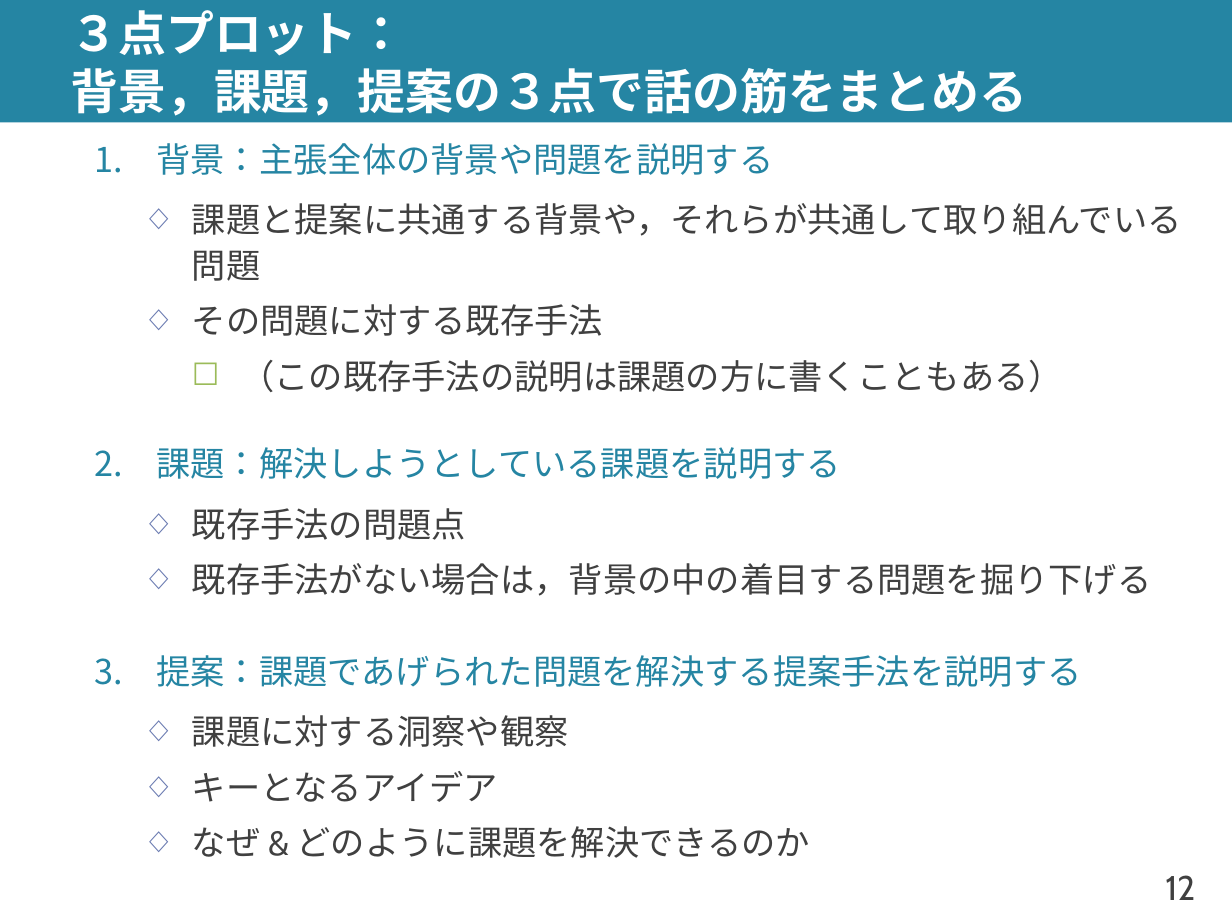
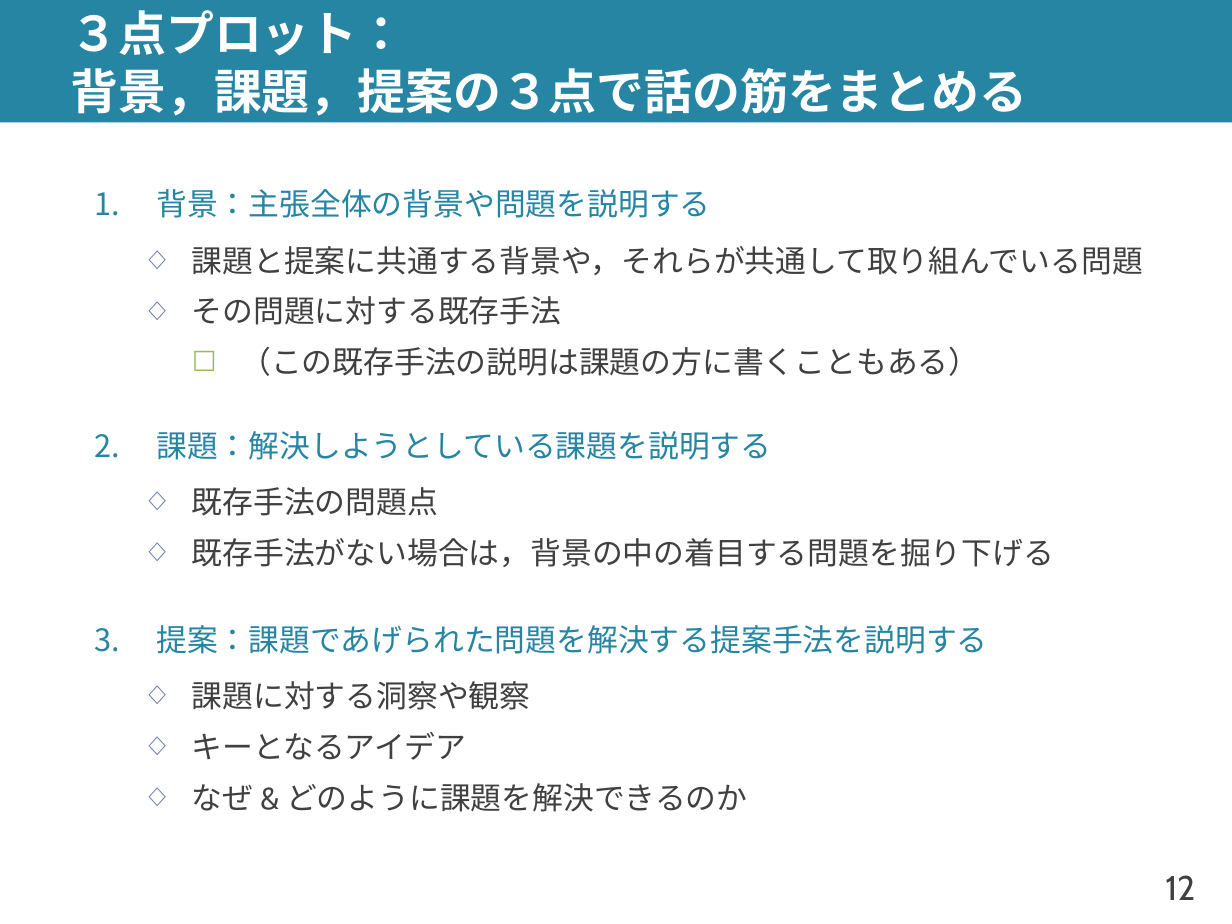
Before and after one commit to shioya-lab/how-to, a slide deck: slide 12 of plot.pptx. Drawn at 1232x924 pixels with LibreOffice and Linux fonts; fonts in the diff are those of the drawing. Boxes give left, top, right and bottom in pixels: in the first picture for what was removed or moved away, otherwise in the second. Text is boxed around its words. In the diff, an @@ line names an element or a change of style, - is before the commit and + after.

Commit message:
plot を v12 に
背景について加筆

```diff
--- a/plot.pptx
+++ b/plot.pptx
@@ text "背景：主張全体の背景や問題を説明する" at [156, 189, 1143, 812]: size 20 to 18 pt @@
```
Also in this commit, not shown: 2 other slides changed, 1 slide added, 1 other file.
